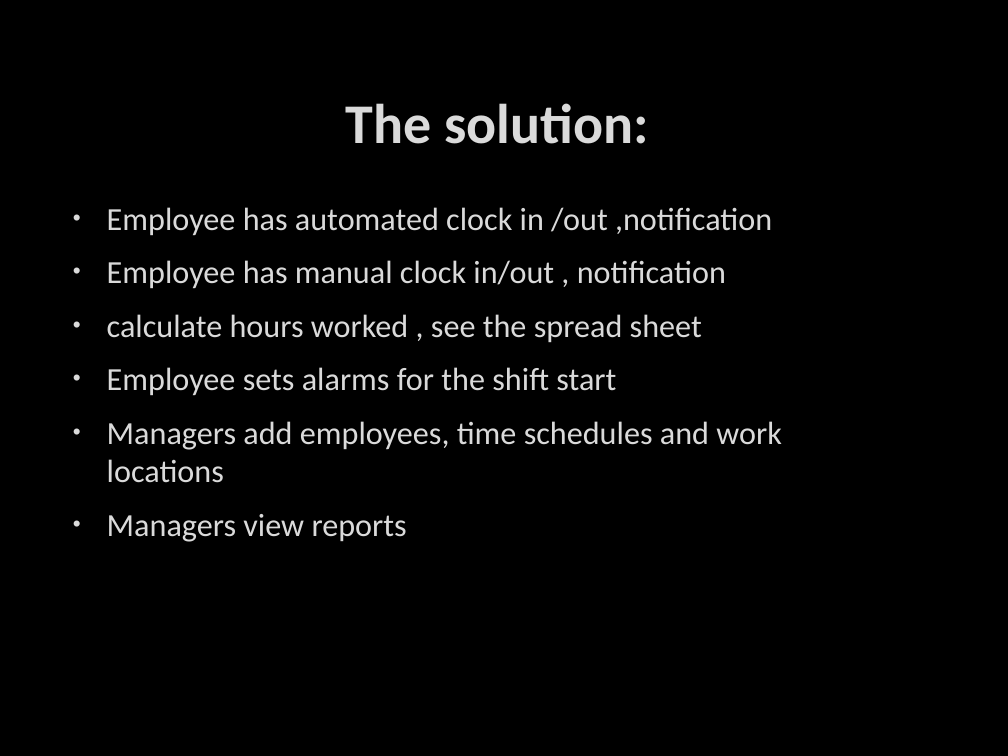
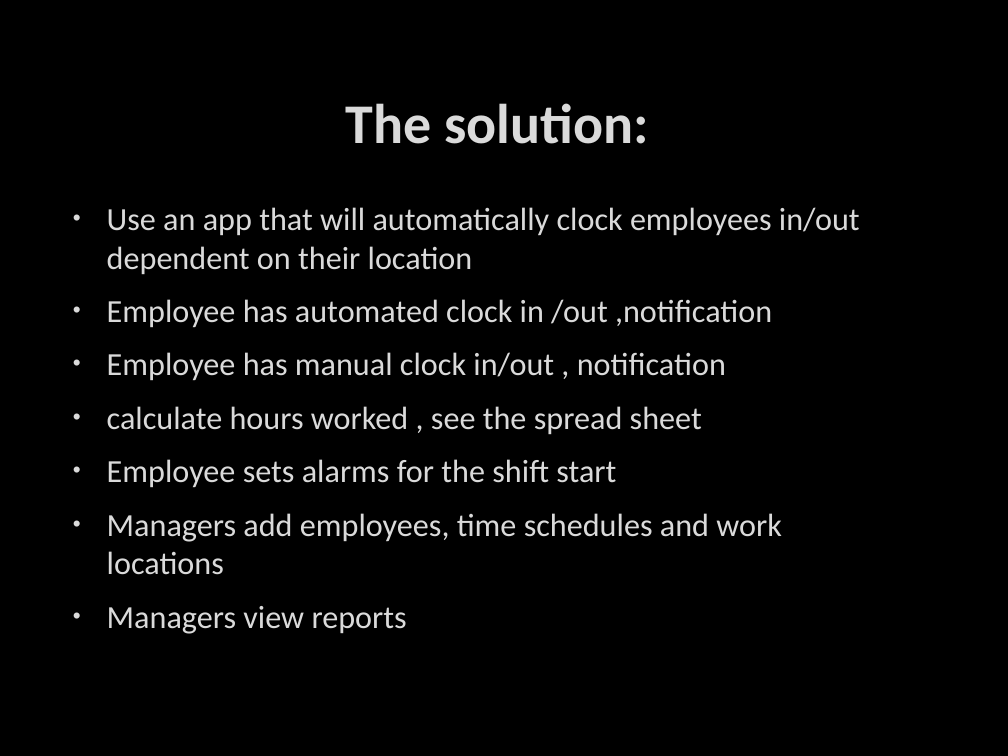
Before and after one commit to ddave2122/Group6, a slide deck: slide 4 of MobAppFinalPresent.pptx (slide 3 before the commit). Drawn at 1008x756 pixels with LibreOffice and Linux fonts; fonts in the diff are those of the drawing; background and template pictures are left out. Boxes give left, top, right and bottom in pixels: in the first picture for what was removed or moved away, otherwise in the second. Text is boxed around its words. In the diff, an @@ line names an element or a change of style, - is before the commit and + after.

Commit message:
PPT Update

```diff
--- a/MobAppFinalPresent.pptx
+++ b/MobAppFinalPresent.pptx
@@ text at [107,207,860,275]: paragraph added @@
+• Use an app that will automatically clock employees in/out dependent on their location
```
Also in this commit, not shown: 3 other slides changed, 5 slides added, 3 slides removed, 5 other files.
